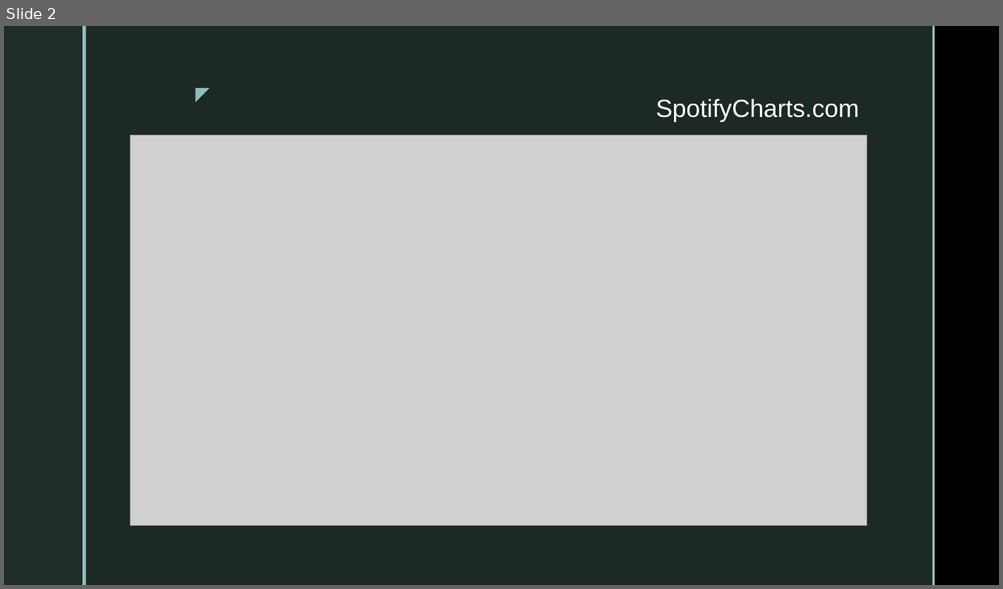
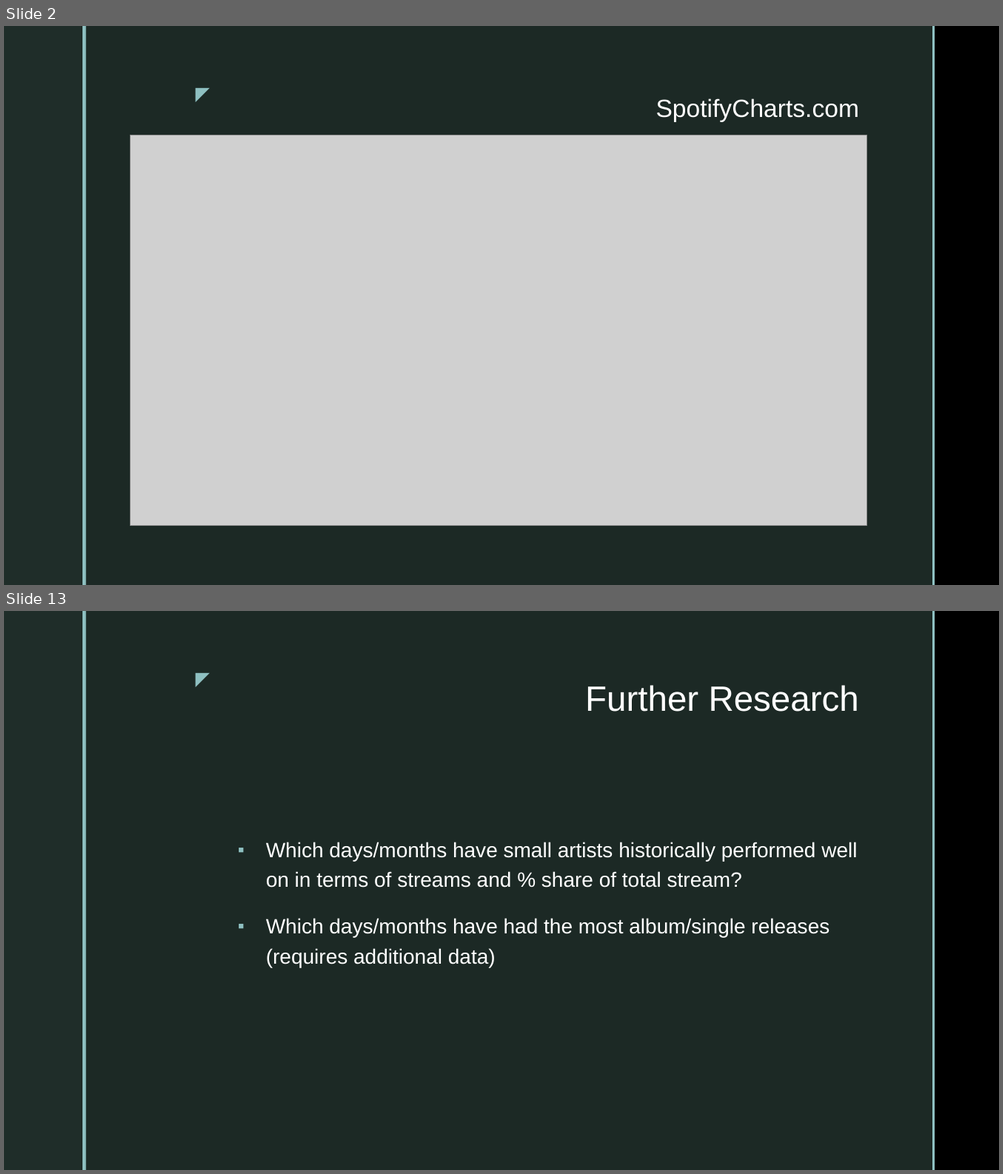
Before and after one commit to dynacao/streaming_spotify, a slide deck: presentation_spotify_YC.pptx. Shown one above the other, each under a label of ours: slide 2 before the commit, slides 2 and 13 after it; the slides between them are not shown. The pictures are 1003x589 and 1003x1174 pixels, drawn with LibreOffice and Linux fonts; fonts in the diff are those of the drawing; grey boxes stand for pictures; background and template pictures are left out. Boxes give left, top, right and bottom in pixels: in the first picture for what was removed or moved away, otherwise in the second. Text is boxed around its words. In the diff, an @@ line names an element or a change of style, - is before the commit and + after.

```diff
--- a/presentation_spotify_YC.pptx
+++ b/presentation_spotify_YC.pptx
@@ slide 13 added at box(4, 611, 999, 1170), background picture (left out); not listed: 5 template elements that a slide beside it also shows @@
@@ title added at box(585, 685, 859, 712), 34 pt, text #FFFFFF @@
+Further Research
@@ text added at box(266, 842, 856, 968), 20 pt, text #FFFFFF @@
+▪ Which days/months have small artists historically performed well on in terms of streams and % share of total stream?
+▪ Which days/months have had the most album/single releases (requires additional data)
```
Also in this commit, not shown: 4 slides changed, 7 other slides added, 2 slides removed, 1 other file.
